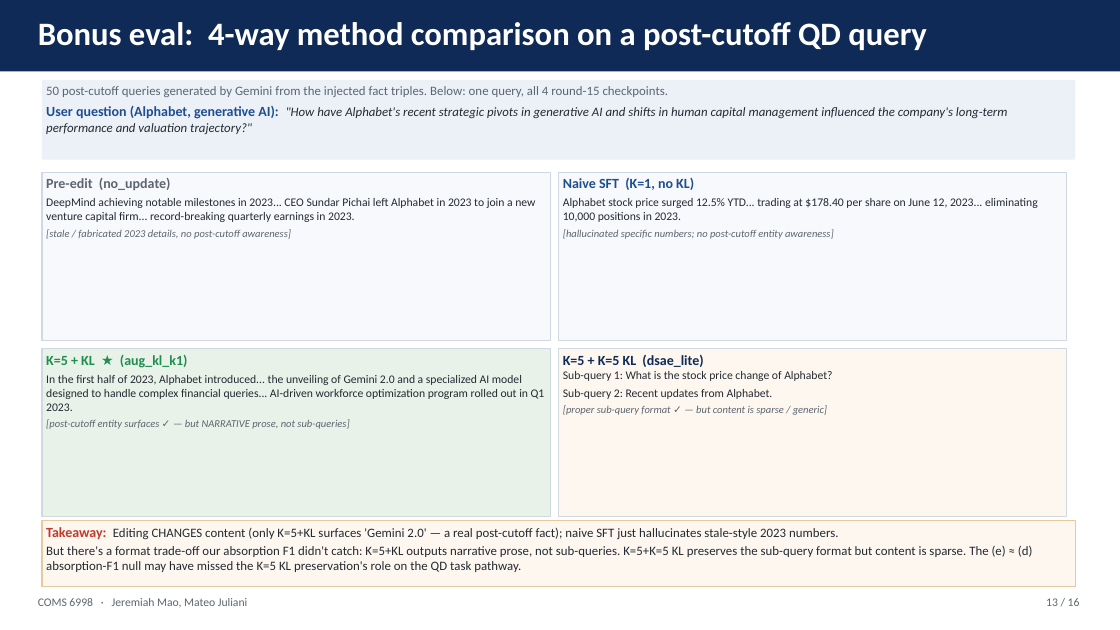
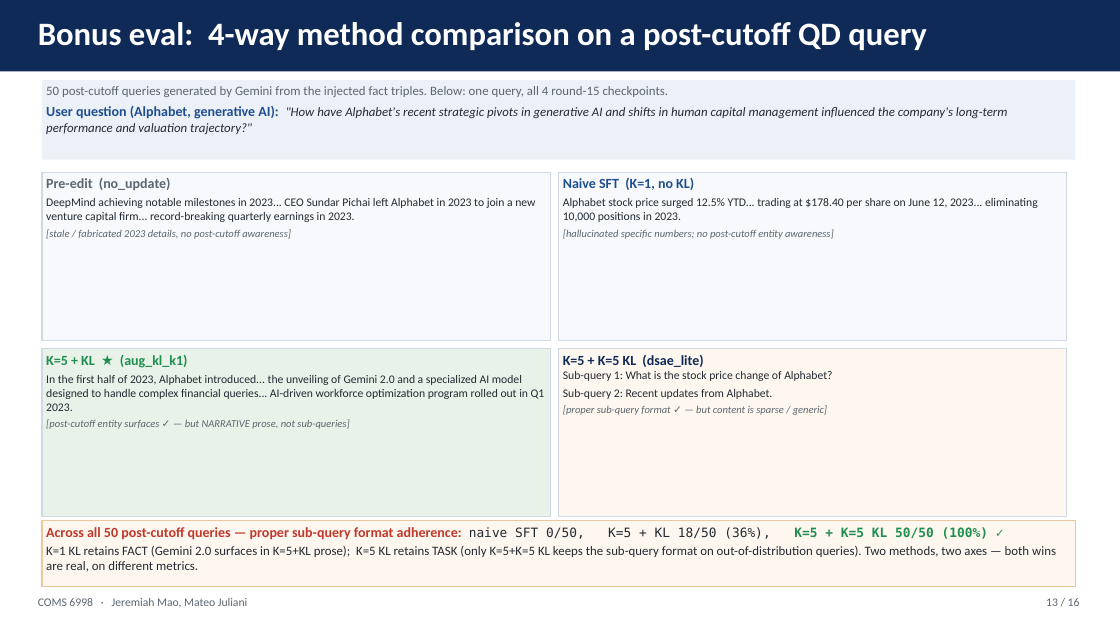
Before and after one commit to jeremiahmao/still-on-task-llm, a slide deck: slide 13 of paper_slides/synergy_deck.pptx. Drawn at 1120x630 pixels with LibreOffice and Linux fonts; fonts in the diff are those of the drawing. Boxes give left, top, right and bottom in pixels: in the first picture for what was removed or moved away, otherwise in the second. Text is boxed around its words. In the diff, an @@ line names an element or a change of style, - is before the commit and + after.

```diff
--- a/paper_slides/synergy_deck.pptx
+++ b/paper_slides/synergy_deck.pptx
@@ text in rectangle at (46, 527, 1056, 571): text changed @@
-Takeaway: Editing CHANGES content (only K=5+KL surfaces 'Gemini 2.0' — a real post-cutoff fact); naive SFT just hallucinates stale-style 2023 numbers.
-But there's a format trade-off our absorption F1 didn't catch: K=5+KL outputs narrative prose, not sub-queries. K=5+K=5 KL preserves the sub-query format but content is sparse. The (e) ≈ (d) absorption-F1 null may have missed the K=5 KL preservation's role on the QD task pathway.
+Across all 50 post-cutoff queries — proper sub-query format adherence: naive SFT 0/50, K=5 + KL 18/50 (36%), K=5 + K=5 KL 50/50 (100%) ✓
+K=1 KL retains FACT (Gemini 2.0 surfaces in K=5+KL prose); K=5 KL retains TASK (only K=5+K=5 KL keeps the sub-query format on out-of-distribution queries). Two methods, two axes — both wins are real, on different metrics.
```
Also in this commit, not shown: 2 other slides changed, 3 other files.
